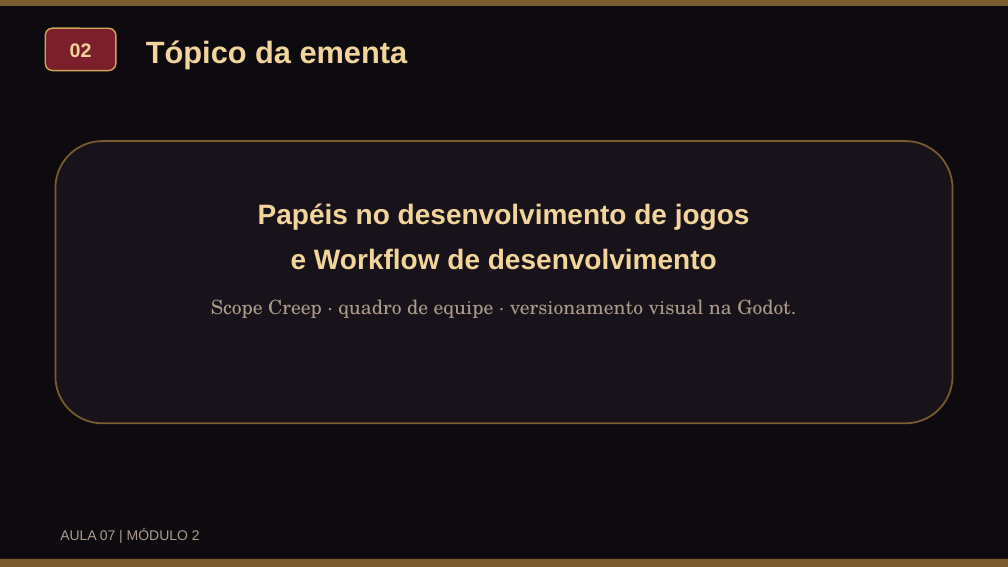
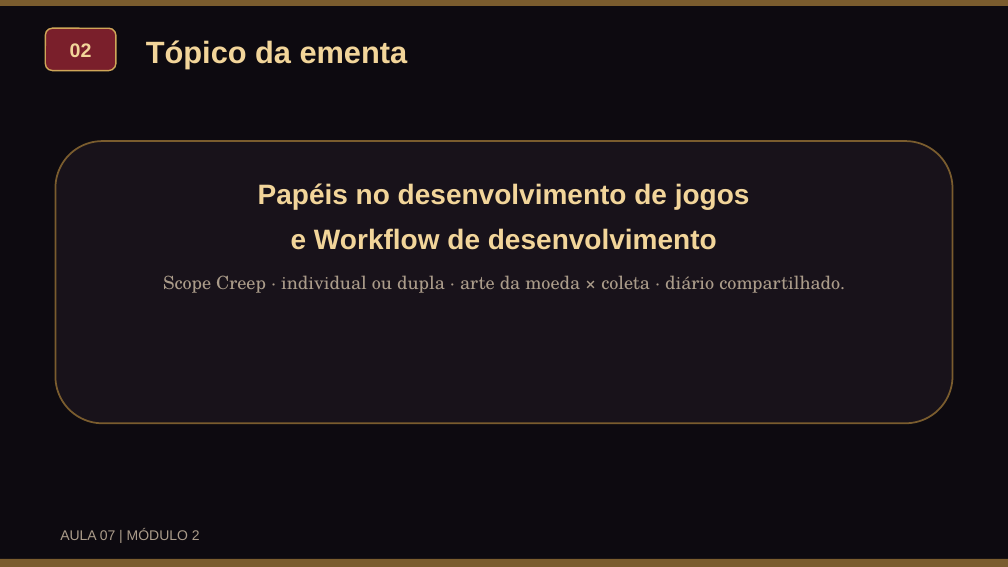
Before and after one commit to VonLuqi/fundamentos-de-jogos-digitais, a slide deck: slide 3 of assets/docs/aulas/aula07_papeis_workflow_slides.pptx. Drawn at 1008x567 pixels with LibreOffice and Linux fonts; fonts in the diff are those of the drawing. Boxes give left, top, right and bottom in pixels: in the first picture for what was removed or moved away, otherwise in the second. Text is boxed around its words. In the diff, an @@ line names an element or a change of style, - is before the commit and + after.

```diff
--- a/assets/docs/aulas/aula07_papeis_workflow_slides.pptx
+++ b/assets/docs/aulas/aula07_papeis_workflow_slides.pptx
@@ text "Papéis no desenvolvimento de jogos": place and size @@
-text "Papéis no desenvolvimento de jogos" at (211, 203, 796, 318)
+text "Papéis no desenvolvimento de jogos" at (163, 183, 845, 293)
@@ text at (291, 228, 717, 250): less space between paragraphs @@
@@ text at (163, 275, 845, 293): text changed; size 14 to 13 pt @@
-Scope Creep · quadro de equipe · versionamento visual na Godot.
+Scope Creep · individual ou dupla · arte da moeda × coleta · diário compartilhado.
```
Also in this commit, not shown: 6 other slides changed, 10 slides added, 8 slides removed, 43 other files.
